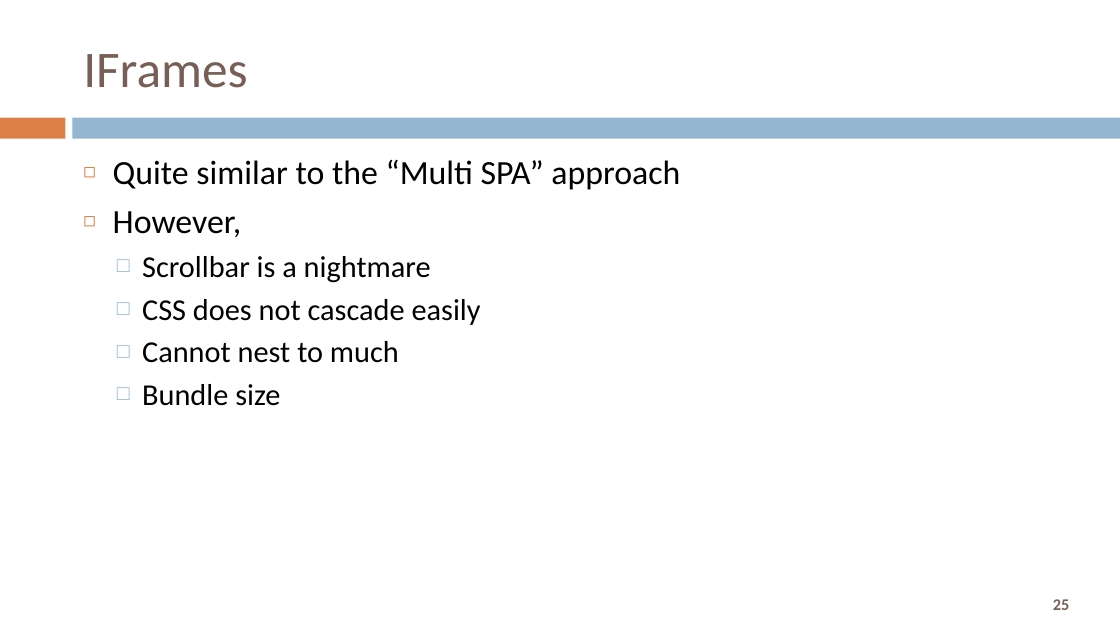
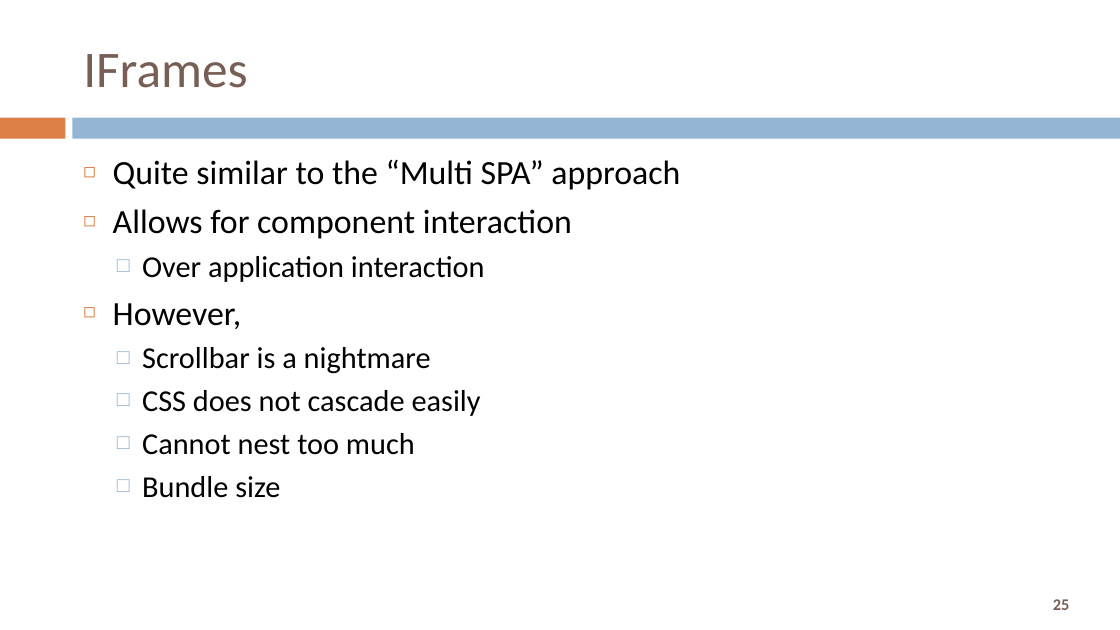
Before and after one commit to Trainologic/devjam2018, a slide deck: slide 25 of Micro Front Ends.pptx. Drawn at 1120x630 pixels with LibreOffice and Linux fonts; fonts in the diff are those of the drawing. Boxes give left, top, right and bottom in pixels: in the first picture for what was removed or moved away, otherwise in the second. Text is boxed around its words. In the diff, an @@ line names an element or a change of style, - is before the commit and + after.

Commit message:
more

```diff
--- a/Micro Front Ends.pptx
+++ b/Micro Front Ends.pptx
@@ text at [113,209,572,282]: paragraphs added @@
+◻ Allows for component interaction
+  □ Over application interaction
@@ text at [142,433,415,455]: text changed @@
-  □ Cannot nest to much
+  □ Cannot nest too much
```
Also in this commit, not shown: 2 other slides changed, 3 slides added.
